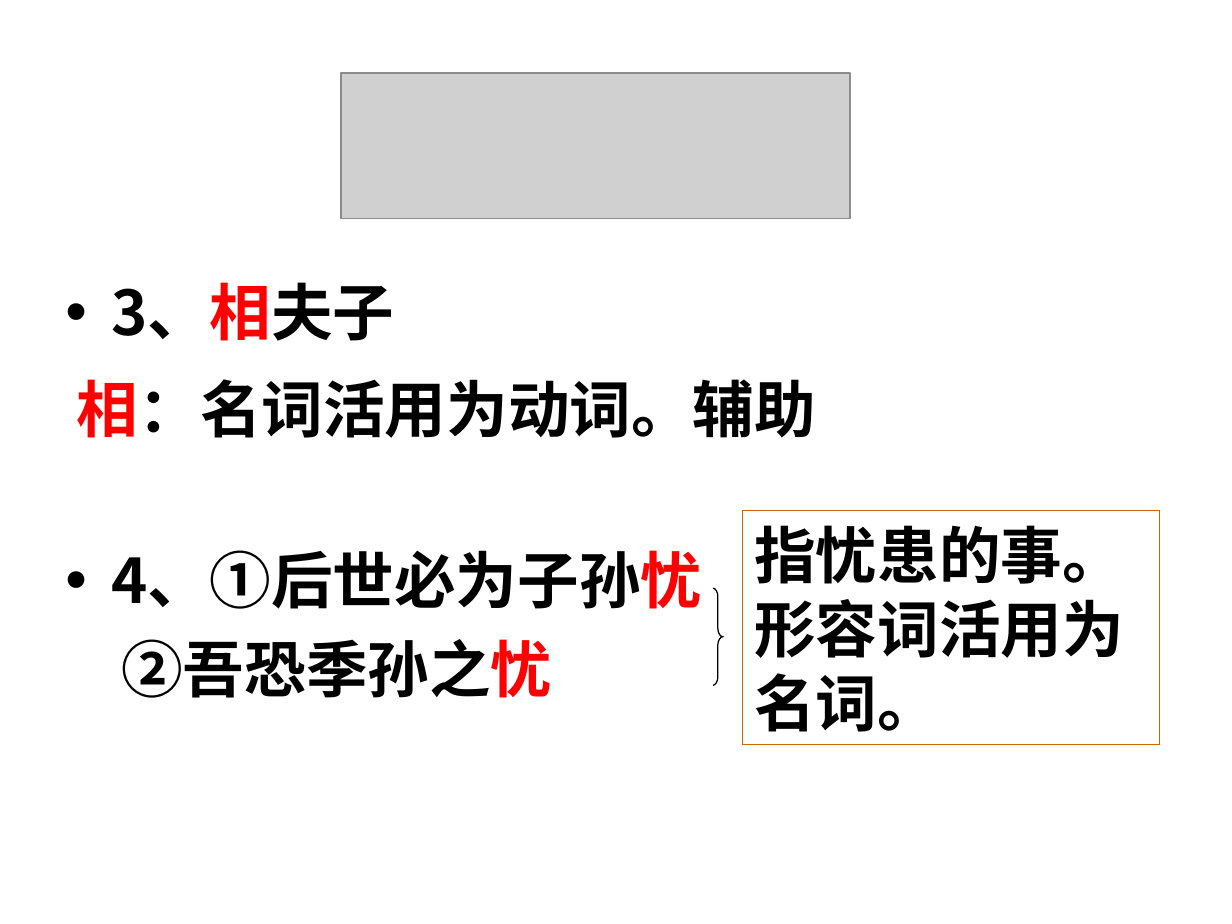
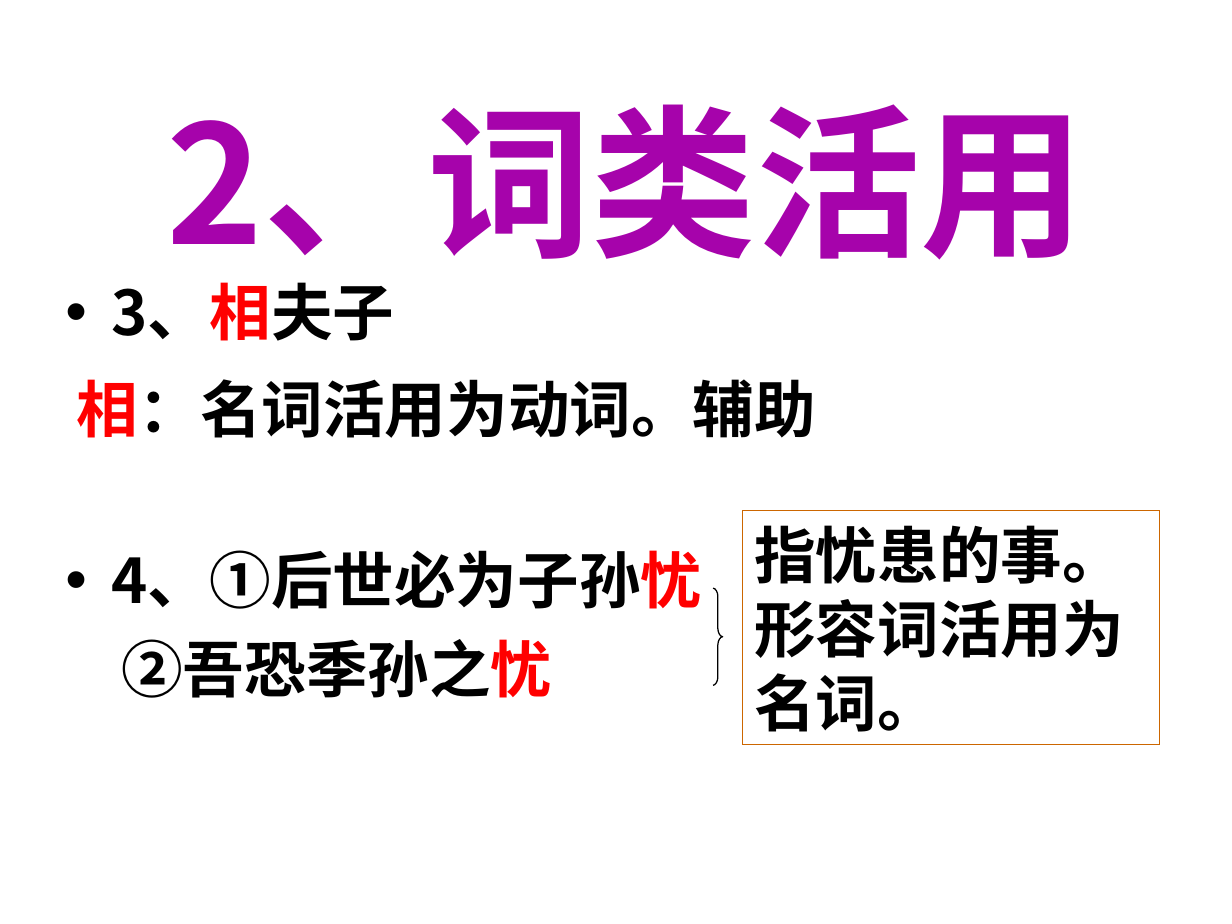
Before and after one commit to CCCxshen/ZhuanShengBen, a slide deck: slide 20 of Chinese/季氏将伐颛臾/《季氏将伐颛臾》课件.ppt. Drawn at 1232x924 pixels with LibreOffice and Linux fonts; fonts in the diff are those of the drawing; grey boxes stand for pictures; background and template pictures are left out. Boxes give left, top, right and bottom in pixels: in the first picture for what was removed or moved away, otherwise in the second. Text is boxed around its words. In the diff, an @@ line names an element or a change of style, - is before the commit and + after.

```diff
--- a/Chinese/季氏将伐颛臾/《季氏将伐颛臾》课件.ppt
+++ b/Chinese/季氏将伐颛臾/《季氏将伐颛臾》课件.ppt
@@ picture removed at box(341, 73, 850, 218) @@
@@ text added at box(166, 104, 1084, 285), 96 pt, text #A603AB, bold @@
+2、词类活用
```
Also in this commit, not shown: 8 other slides changed, 2 other files.
